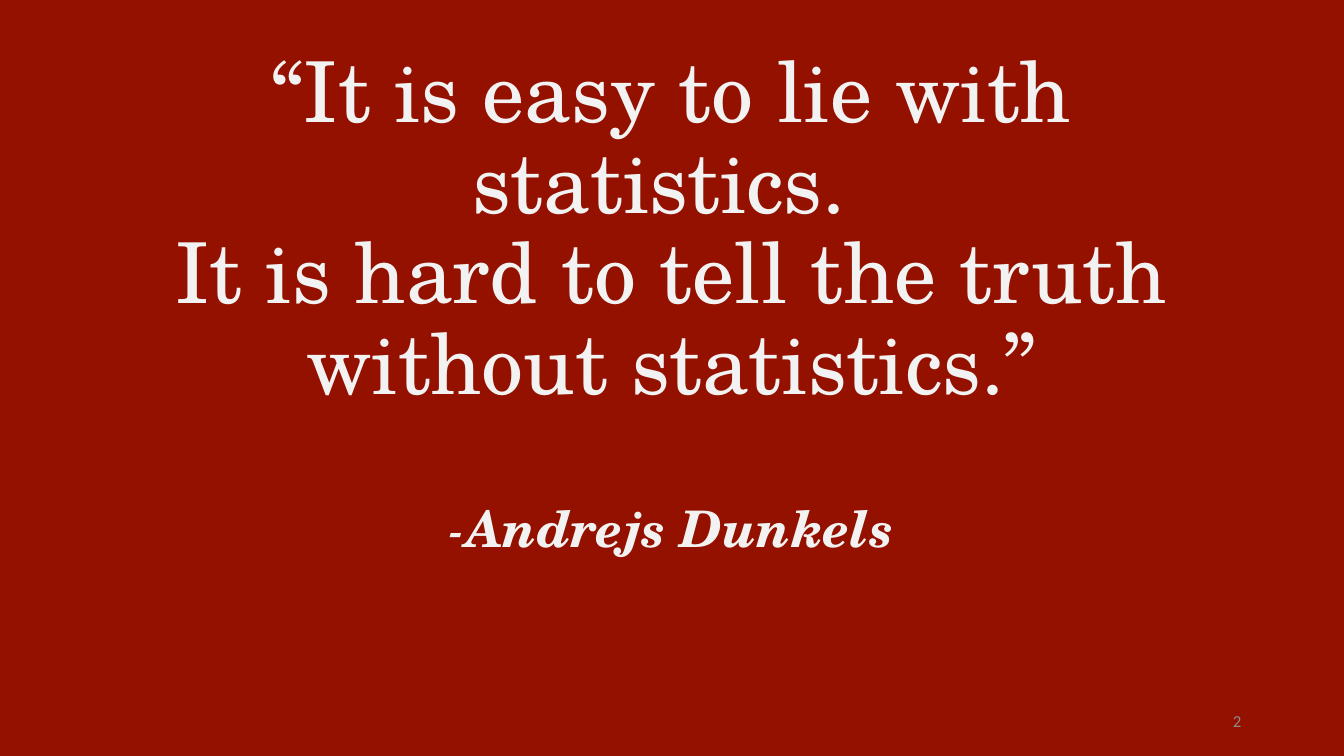
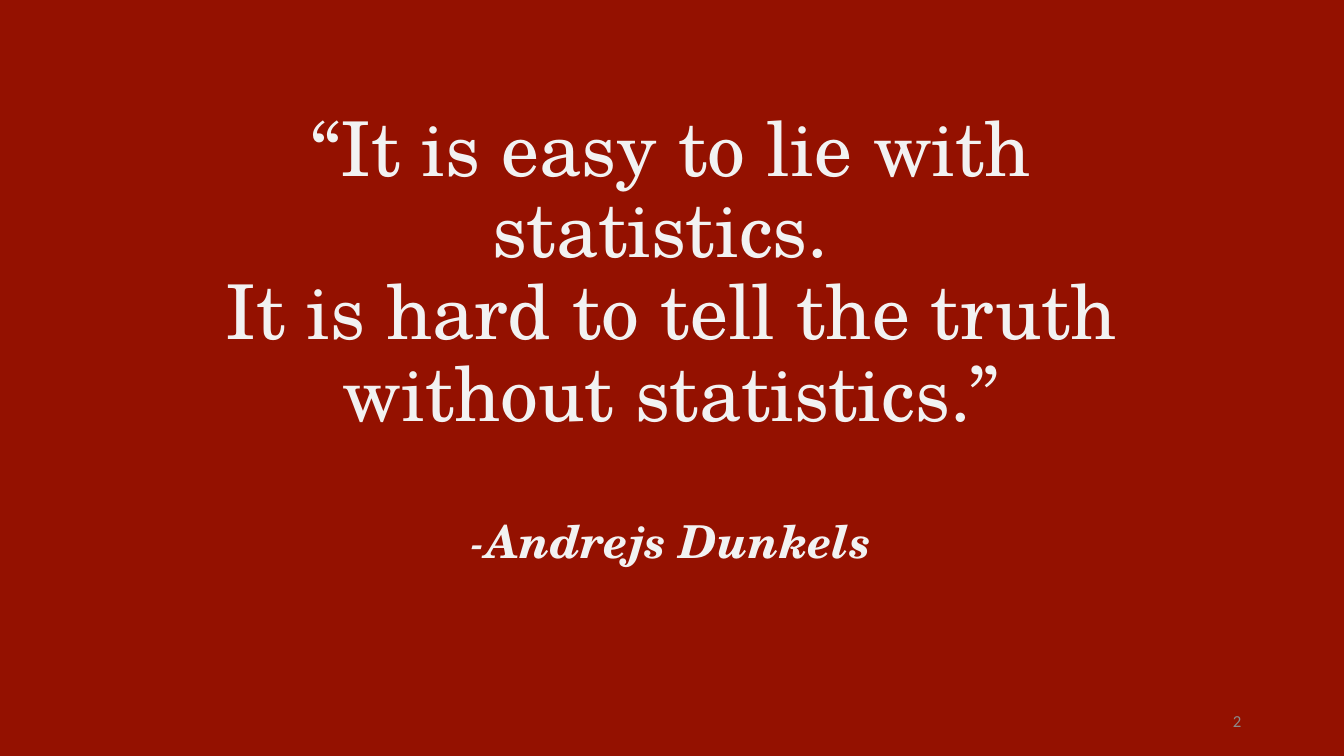
Before and after one commit to CEHS-research/PSY-6600_public, a slide deck: slide 2 of slides/ch12_oneANOVA.pptx. Drawn at 1344x756 pixels with LibreOffice and Linux fonts; fonts in the diff are those of the drawing. Boxes give left, top, right and bottom in pixels: in the first picture for what was removed or moved away, otherwise in the second. Text is boxed around its words. In the diff, an @@ line names an element or a change of style, - is before the commit and + after.

```diff
--- a/slides/ch12_oneANOVA.pptx
+++ b/slides/ch12_oneANOVA.pptx
@@ title "“It is easy to lie ..." at (x1=225, y1=120, x2=1117, y2=567): size 60 to 54 pt in "“It is easy to lie with statistics. ..."; size 36 to 32.4 pt in "-Andrejs Dunkels" @@
```
Also in this commit, not shown: 9 other slides changed, 1 other file.
